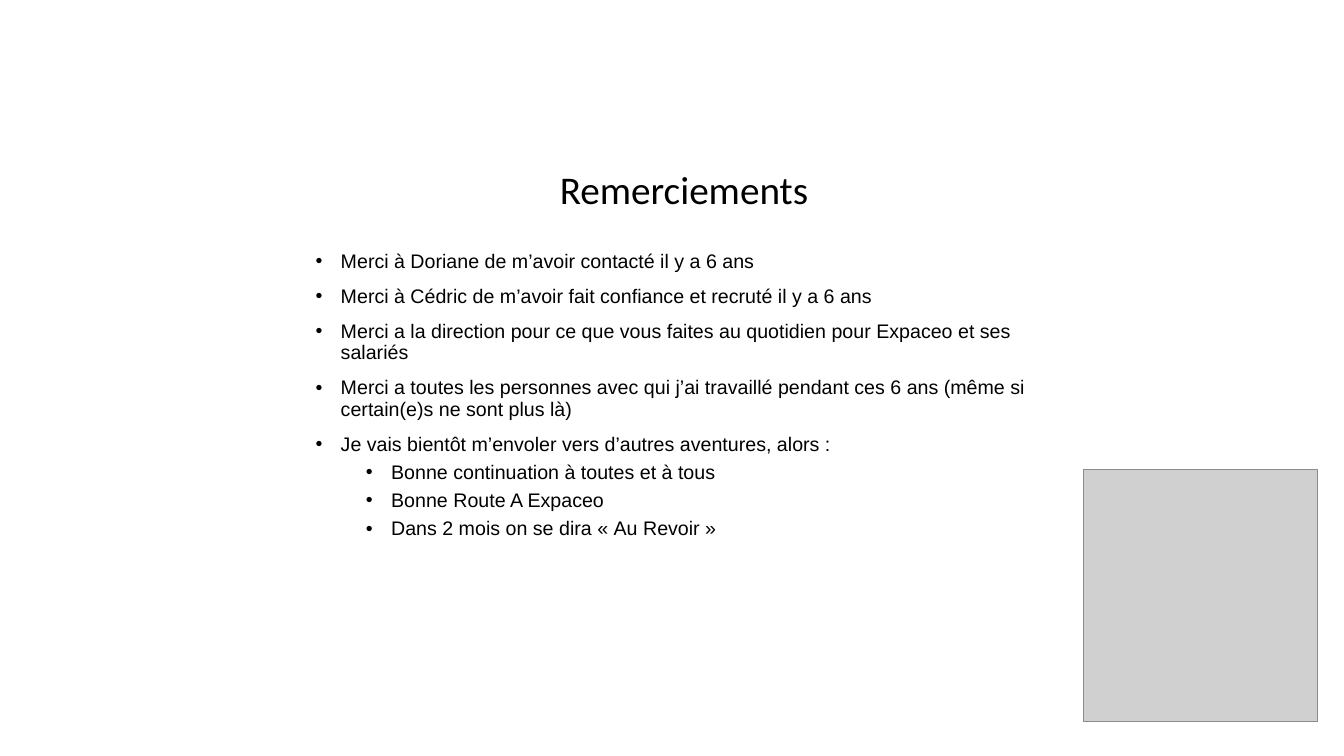
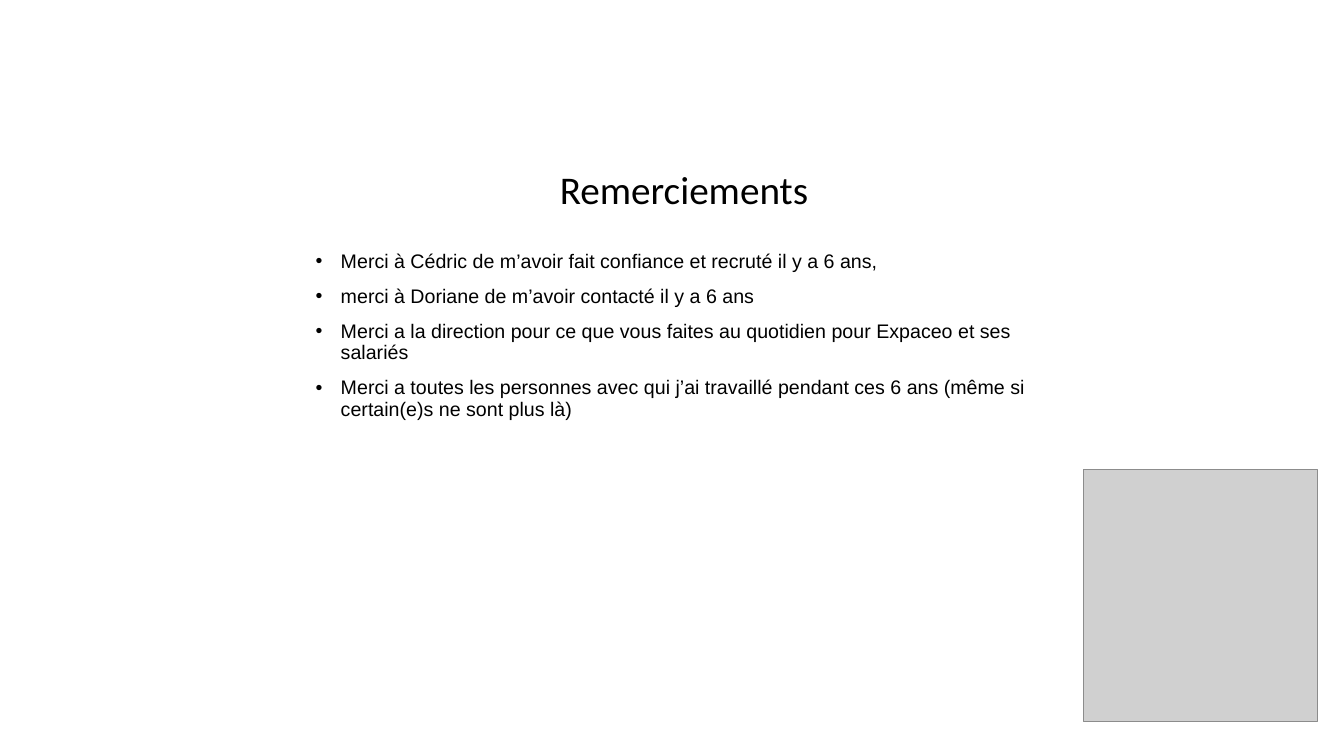
Before and after one commit to actarus108/cakedemo, a slide deck: slide 15 of JEDI/Jedi Novembre 2022.pptx (slide 16 before the commit). Drawn at 1344x756 pixels with LibreOffice and Linux fonts; fonts in the diff are those of the drawing; grey boxes stand for pictures; background and template pictures are left out. Boxes give left, top, right and bottom in pixels: in the first picture for what was removed or moved away, otherwise in the second. Text is boxed around its words. In the diff, an @@ line names an element or a change of style, - is before the commit and + after.

```diff
--- a/JEDI/Jedi Novembre 2022.pptx
+++ b/JEDI/Jedi Novembre 2022.pptx
@@ text at box(341, 253, 877, 307): text changed @@
-• Merci à Doriane de m’avoir contacté il y a 6 ans
-• Merci à Cédric de m’avoir fait confiance et recruté il y a 6 ans
+• Merci à Cédric de m’avoir fait confiance et recruté il y a 6 ans,
+• merci à Doriane de m’avoir contacté il y a 6 ans
@@ text at box(341, 436, 820, 536): paragraphs removed @@
-• Je vais bientôt m’envoler vers d’autres aventures, alors :
-  • Bonne continuation à toutes et à tous
-  • Bonne Route A Expaceo
-  • Dans 2 mois on se dira « Au Revoir »
```
Also in this commit, not shown: 2 other slides changed, 1 slide added, 2 slides removed.
